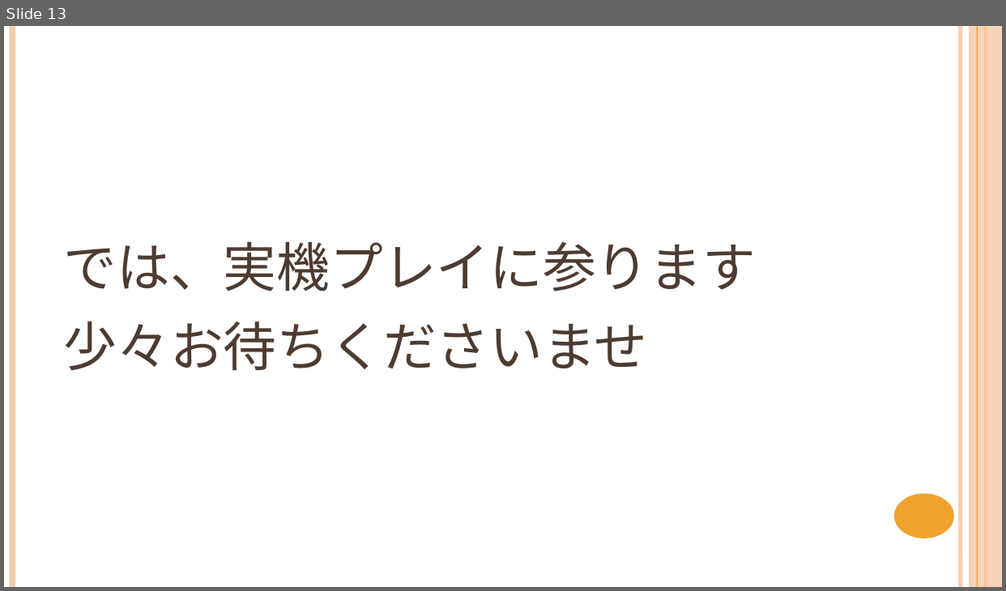
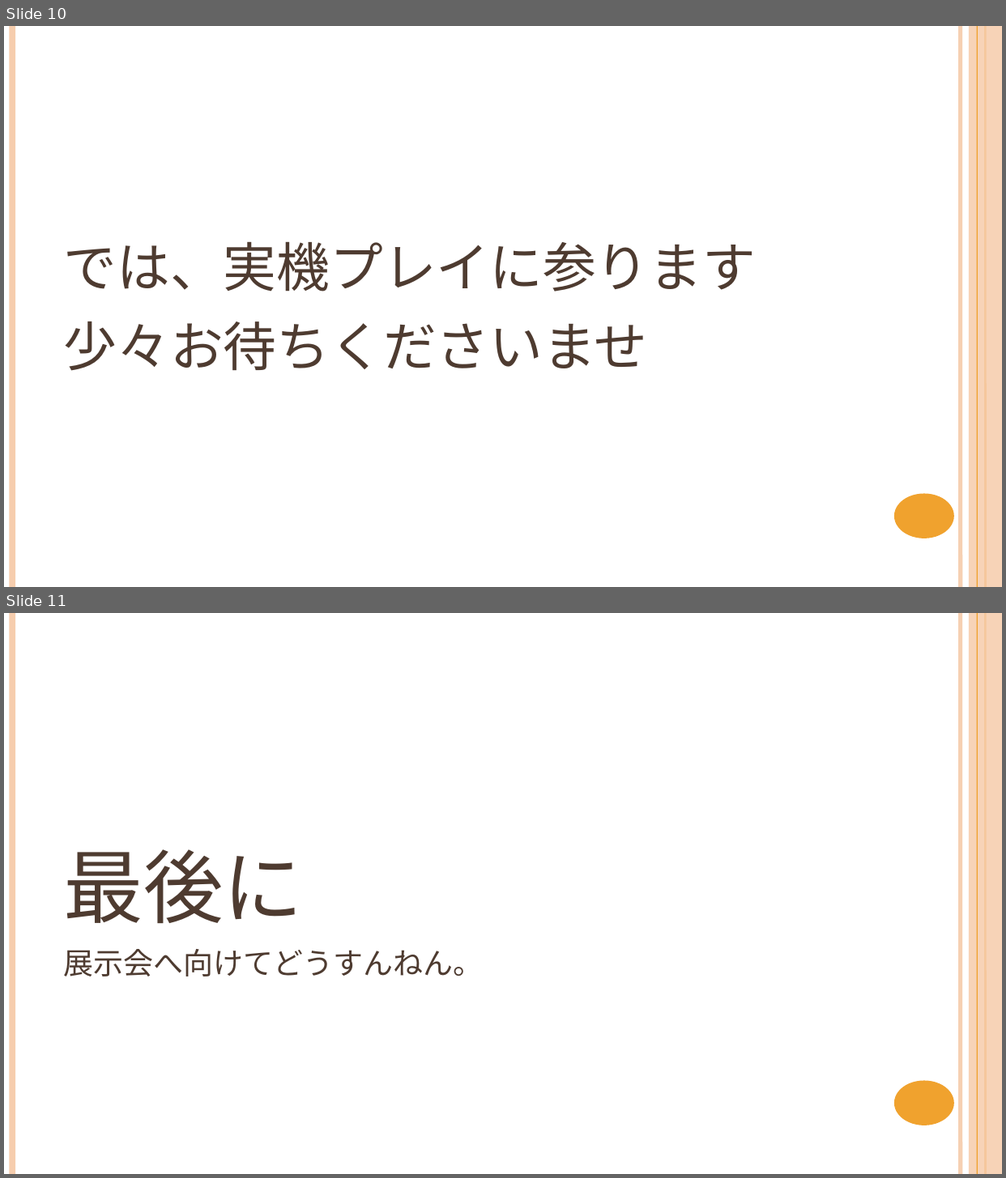
Before and after one commit to NyamLand/VSRPG, a slide deck: 仕様/プレゼンテーション/第三回発表.pptx. Shown one above the other, each under a label of ours: slide 13 before the commit, slides 10 and 11 after it. The pictures are 1006x591 and 1006x1178 pixels, drawn with LibreOffice and Linux fonts; fonts in the diff are those of the drawing. Boxes give left, top, right and bottom in pixels: in the first picture for what was removed or moved away, otherwise in the second. Text is boxed around its words. In the diff, an @@ line names an element or a change of style, - is before the commit and + after.

```diff
--- a/仕様/プレゼンテーション/第三回発表.pptx
+++ b/仕様/プレゼンテーション/第三回発表.pptx
@@ slide 11 added at [4, 613, 1002, 1174], background #FFFFFF; not listed: 6 template elements that a slide beside it also shows @@
@@ title added at [64, 850, 483, 977], 27 pt, text #4E3B30, small capitals @@
+最後に
+展示会へ向けてどうすんねん。
@@ what was slide 13 is now slide 10 @@
```
Also in this commit, not shown: 3 slides changed, 1 other slide added, 5 slides removed, 7 other files.
